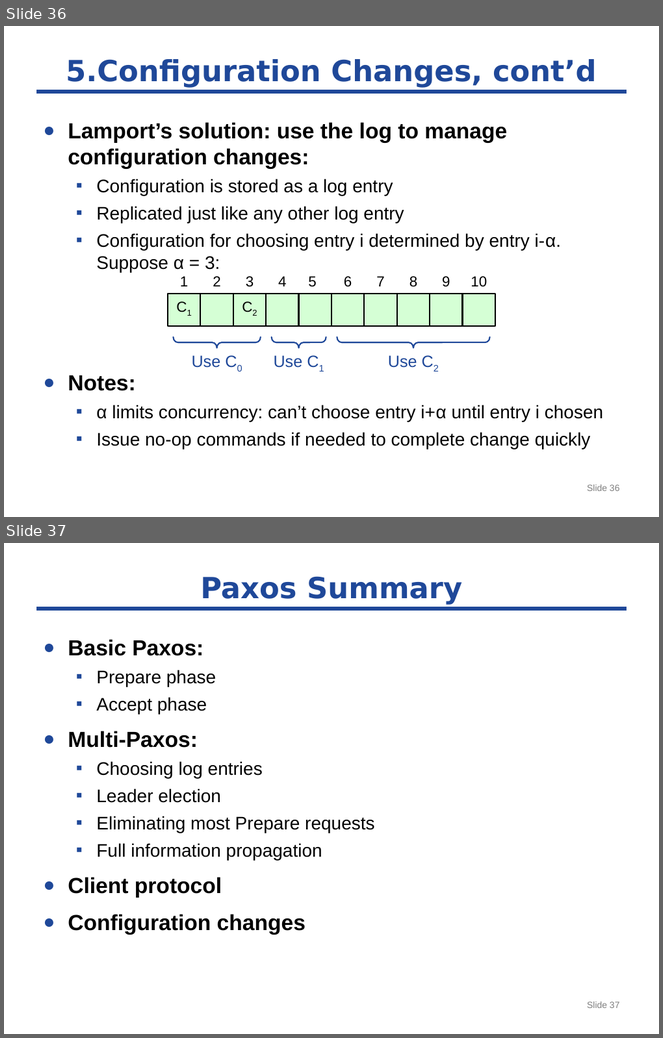
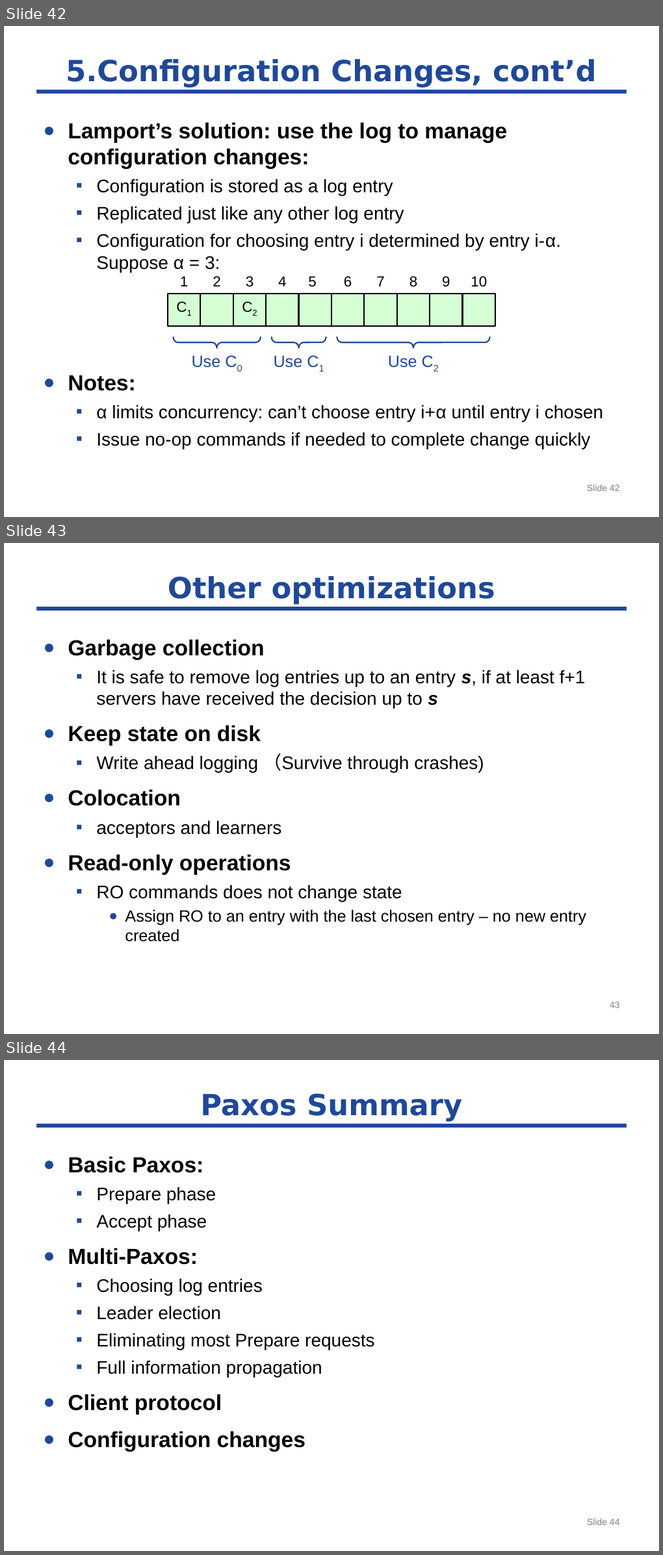
Before and after one commit to byshen/cse291_dependable_system, a slide deck: paxos/paxos-291.pptx. Shown one above the other, each under a label of ours: slides 36 and 37 before the commit, slides 42, 43 and 44 after it. The pictures are 663x1038 and 663x1555 pixels, drawn with LibreOffice and Linux fonts; fonts in the diff are those of the drawing. Boxes give left, top, right and bottom in pixels: in the first picture for what was removed or moved away, otherwise in the second. Text is boxed around its words. In the diff, an @@ line names an element or a change of style, - is before the commit and + after.

```diff
--- a/paxos/paxos-291.pptx
+++ b/paxos/paxos-291.pptx
@@ slide 43 added at bbox=[4, 543, 659, 1034], background #FFFFFF; not listed: 1 template element that a slide beside it also shows @@
@@ title added at bbox=[168, 576, 495, 605], 32 pt, text #1F4899, bold @@
+Other optimizations
@@ text added at bbox=[68, 639, 586, 942], 20 pt, text #000000 @@
+● Garbage collection
+  ▪ It is safe to remove log entries up to an entry s, if at least f+1 servers have received the decision up to s
+● Keep state on disk
+  ▪ Write ahead logging （Survive through crashes)
+● Colocation
+  ▪ acceptors and learners
+● Read-only operations
+  ▪ RO commands does not change state
+    ● Assign RO to an entry with the last chosen entry – no new entry created
@@ page number added at bbox=[610, 1002, 620, 1008], 10 pt, text #7F7F7F @@
+43
@@ what was slide 36 is now slide 42 @@
@@ page number at bbox=[587, 485, 620, 491]: text changed @@
-Slide 36
+Slide 42
@@ what was slide 37 is now slide 44 @@
@@ page number at bbox=[587, 1519, 620, 1525]: text changed @@
-Slide 37
+Slide 44
```
Also in this commit, not shown: 3 slides changed, 6 other slides added, 3 other files.
